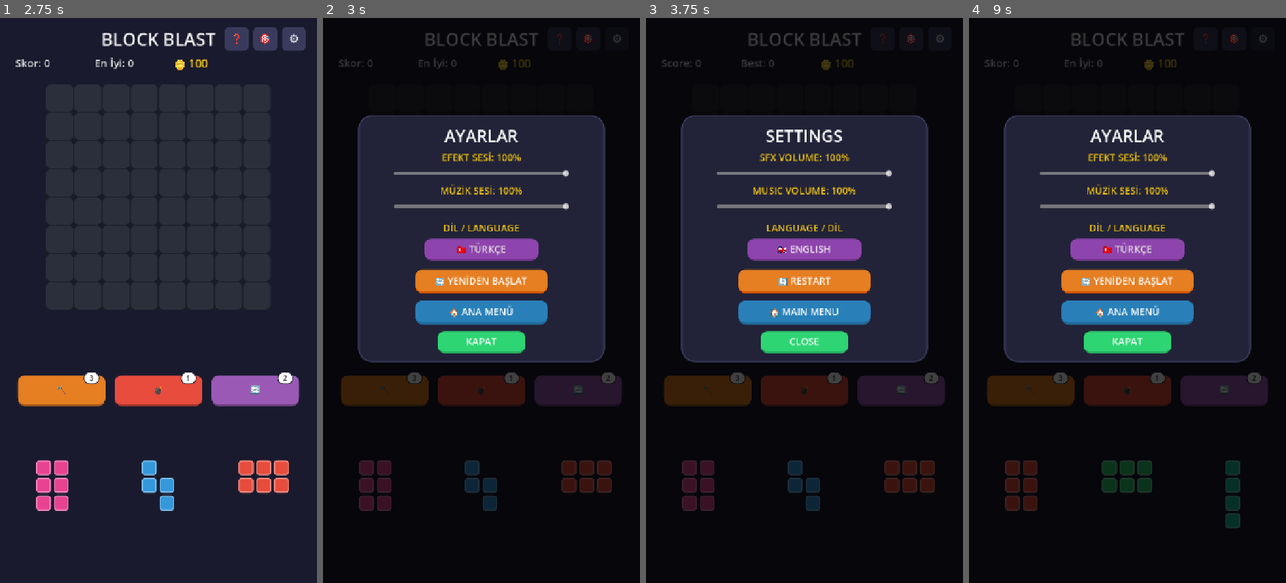
Above: before the commit, frames 1-4 (left to right).
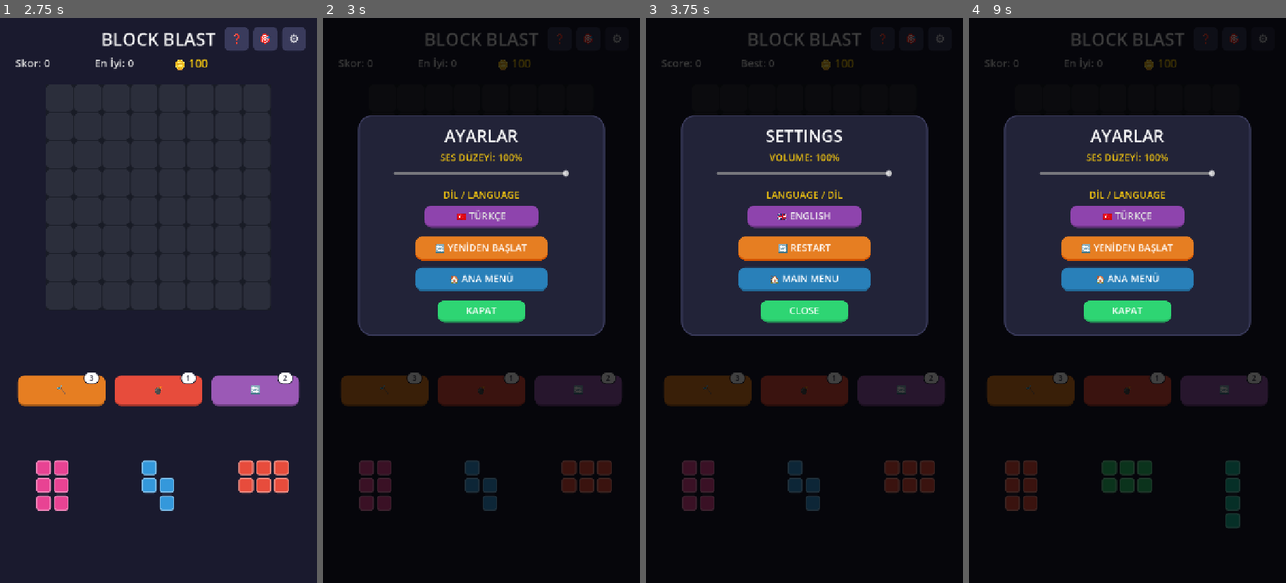
Above: after the commit, the same moments.

Repository: kpgursoy/mygame
Game: Godot game, scene res://scenes/Main.tscn
The game is run twice, just before and just after one commit, with the same random seed, the same clock (stepped at 60 frames per second) and the same inputs.
Inputs:
- Up to frame 1 (2.75 s): click "🔄" at 0.5 s; click "OYNA" at 1.25 s; click "OYNA" at 2 s
- Up to frame 2 (3 s): click "⚙" at 2.75 s
- Up to frame 3 (3.75 s): click "🇹🇷 TÜRKÇE" at 3.5 s
- Up to frame 4 (9 s): click "🇬🇧 ENGLISH" at 4.25 s; click "🎯" at 5 s; click "❓" at 5.75 s; click "🔨" at 6.5 s; click "💣" at 7.25 s; click "🔄 YENİDEN BAŞLAT" at 8 s; click "⚙" at 8.75 s

Frame 1 is identical in both runs. In frame 2, 12% of the frame differs, in the area x 10-90%, y 23-61%; in frame 3, 12%, in the area x 10-90%, y 24-61%; in frame 4, 12%.

Commit message:
rekor animasyonu eklendi

Diff:
--- a/scripts/Main.gd
+++ b/scripts/Main.gd
@@ -45,9 +45,9 @@
 var score := 0
 var high_score := 0
 var gold_amount := 100
-var master_volume := 1.0 # Efekt (SFX) sesi olarak kullanılacak
-var music_volume := 1.0 # Müzik sesi
+var master_volume := 1.0
 var current_lang := "tr" # "tr" veya "en"
+var high_score_broken_this_game := false # 🏆 REKOR KINILDI MI TAKİBİ
 const SAVE_PATH: String = "user://save_data.cfg"
 
 # ELDEKİ JOKER ADETLERİ
@@ -74,7 +74,7 @@
 const COST_HAMMER := 50
 const COST_BOMB := 120
 const COST_REROLL := 75
-const COST_REVIVE := 200
+const COST_REVIVE := 500 # 👈 500 Altına Güncellendi
 
 enum JokerType { NONE, HAMMER, BOMB }
 var active_joker := JokerType.NONE
@@ -100,11 +100,9 @@
 var quests_panel: Control
 var help_panel: Control
 var volume_label: Label
-var volume_slider: HSlider
-var music_label: Label
-var music_slider: HSlider
 var lang_label: Label
 var lang_btn: Button
+var volume_slider: HSlider
 var in_game_settings_btn: Button
 var in_game_quests_btn: Button
 var in_game_help_btn: Button
@@ -139,8 +137,7 @@
 	"daily_quests": "🎯 GÜNLÜK GÖREVLER",
 	"settings": "⚙ AYARLAR",
 	"settings_title": "AYARLAR",
-	"sfx_volume": "EFEKT SESİ: %d%%",
-	"music_volume": "MÜZİK SESİ: %d%%",
+	"volume": "SES DÜZEYİ: %d%%",
 	"language": "DİL / LANGUAGE",
 	"restart": "🔄 YENİDEN BAŞLAT",
 	"main_menu": "🏠 ANA MENÜ",
@@ -175,8 +172,7 @@
 	"daily_quests": "🎯 DAILY QUESTS",
 	"settings": "⚙ SETTINGS",
 	"settings_title": "SETTINGS",
-	"sfx_volume": "SFX VOLUME: %d%%",
-	"music_volume": "MUSIC VOLUME: %d%%",
+	"volume": "VOLUME: %d%%",
 	"language": "LANGUAGE / DİL",
 	"restart": "🔄 RESTART",
 	"main_menu": "🏠 MAIN MENU",
@@ -270,7 +266,6 @@
 	add_child(gold_label)
 
 	_apply_volume(master_volume)
-	_apply_music_volume(music_volume)
 
 	grid = GridView.new()
 	grid.position = Vector2(64, 150)
@@ -338,8 +333,7 @@
 	if start_settings_btn: start_settings_btn.text = t("settings")
 
 	if settings_title_label: settings_title_label.text = t("settings_title")
-	if volume_label: volume_label.text = t("sfx_volume") % int(master_volume * 100)
-	if music_label: music_label.text = t("music_volume") % int(music_volume * 100)
+	if volume_label: volume_label.text = t("volume") % int(master_volume * 100)
 	if lang_label: lang_label.text = t("language")
 	if lang_btn: lang_btn.text = "🇹🇷 TÜRKÇE" if current_lang == "tr" else "🇬🇧 ENGLISH"
 	if restart_btn: restart_btn.text = t("restart")
@@ -589,7 +583,12 @@
 	score_label.text = t("score") % score
 	_update_quest_progress("reach_score", score, true)
 
+	# --- REKOR KONTROLÜ VE ANLIK KUTLAMA ---
 	if score > high_score:
+		if not high_score_broken_this_game and high_score > 0:
+			high_score_broken_this_game = true
+			_show_new_record_popup()
+
 		high_score = score
 		high_score_label.text = t("best") % high_score
 
@@ -607,6 +606,31 @@
 		_new_tray()
 	else:
 		_check_game_over()
+
+func _show_new_record_popup() -> void:
+	Input.vibrate_handheld(300)
+
+	var pop_label = Label.new()
+	pop_label.text = "🏆 NEW RECORD! 🏆"
+	pop_label.add_theme_font_size_override("font_size", 46)
+	pop_label.add_theme_color_override("font_color", Color("f1c40f")) # Altın Sarı
+	pop_label.add_theme_color_override("font_outline_color", Color("000000"))
+	pop_label.add_theme_constant_override("outline_size", 8)
+
+	pop_label.position = Vector2(0, 400)
+	pop_label.size = Vector2(720, 70)
+	pop_label.horizontal_alignment = HORIZONTAL_ALIGNMENT_CENTER
+	pop_label.vertical_alignment = VERTICAL_ALIGNMENT_CENTER
+	pop_label.pivot_offset = Vector2(360, 35)
+	pop_label.z_index = 120
+	pop_label.scale = Vector2(0.2, 0.2)
+	add_child(pop_label)
+
+	var tween = create_tween().set_parallel(true)
+	tween.tween_property(pop_label, "scale", Vector2(1.2, 1.2), 0.3).set_trans(Tween.TRANS_BACK).set_ease(Tween.EASE_OUT)
+	tween.tween_property(pop_label, "position:y", 330.0, 0.8).set_trans(Tween.TRANS_QUAD)
+	tween.tween_property(pop_label, "modulate:a", 0.0, 0.8).set_ease(Tween.EASE_IN)
+	tween.chain().tween_callback(pop_label.queue_free)
 
 func _is_board_completely_empty() -> bool:
 	if not grid or not ("grid_data" in grid): return false
@@ -623,7 +647,6 @@
 		high_score = config.get_value("game", "high_score", 0)
 		gold_amount = config.get_value("game", "gold_amount", 100)
 		master_volume = config.get_value("game", "master_volume", 1.0)
-		music_volume = config.get_value("game", "music_volume", 1.0)
 		current_lang = config.get_value("game", "current_lang", "tr")
 		hammer_count = config.get_value("jokers", "hammer_count", 3)
 		bomb_count = config.get_value("jokers", "bomb_count", 1)
@@ -634,7 +657,6 @@
 		high_score = 0
 		gold_amount = 100
 		master_volume = 1.0
-		music_volume = 1.0
 		current_lang = "tr"
 		hammer_count = 3
 		bomb_count = 1
@@ -647,7 +669,6 @@
 	config.set_value("game", "high_score", high_score)
 	config.set_value("game", "gold_amount", gold_amount)
 	config.set_value("game", "master_volume", master_volume)
-	config.set_value("game", "music_volume", music_volume)
 	config.set_value("game", "current_lang", current_lang)
 	config.set_value("jokers", "hammer_count", hammer_count)
 	config.set_value("jokers", "bomb_count", bomb_count)
@@ -1110,8 +1131,8 @@
 	settings_panel.add_child(dim)
 
 	settings_card = Panel.new()
-	settings_card.position = Vector2(80, 220)
-	settings_card.custom_minimum_size = Vector2(560, 560)
+	settings_card.position = Vector2(80, 240)
+	settings_card.custom_minimum_size = Vector2(560, 500)
 
 	var card_style = StyleBoxFlat.new()
 	card_style.bg_color = Color("222338")
@@ -1135,7 +1156,6 @@
 	settings_title_label.horizontal_alignment = HORIZONTAL_ALIGNMENT_CENTER
 	settings_card.add_child(settings_title_label)
 
-	# --- SFX (EFEKT SESİ) ---
 	volume_label = Label.new()
 	volume_label.add_theme_font_size_override("font_size", 22)
 	volume_label.add_theme_color_override("font_color", Color("f1c40f"))
@@ -1154,36 +1174,17 @@
 	volume_slider.value_changed.connect(_on_volume_changed)
 	settings_card.add_child(volume_slider)
 
-	# --- MÜZİK SESİ ---
-	music_label = Label.new()
-	music_label.add_theme_font_size_override("font_size", 22)
-	music_label.add_theme_color_override("font_color", Color("f1c40f"))
-	music_label.position = Vector2(0, 155)
-	music_label.size = Vector2(560, 30)
-	music_label.horizontal_alignment = HORIZONTAL_ALIGNMENT_CENTER
-	settings_card.add_child(music_label)
-
-	music_slider = HSlider.new()
-	music_slider.min_value = 0.0
-	music_slider.max_value = 1.0
-	music_slider.step = 0.01
-	music_slider.value = music_volume
-	music_slider.position = Vector2(80, 190)
-	music_slider.custom_minimum_size = Vector2(400, 35)
-	music_slider.value_changed.connect(_on_music_changed)
-	settings_card.add_child(music_slider)
-
-	# --- DİL SEÇİMİ ---
+	# DİL SEÇİMİ BÖLÜMÜ
 	lang_label = Label.new()
 	lang_label.add_theme_font_size_override("font_size", 22)
 	lang_label.add_theme_color_override("font_color", Color("f1c40f"))
-	lang_label.position = Vector2(0, 240)
+	lang_label.position = Vector2(0, 165)
 	lang_label.size = Vector2(560, 30)
 	lang_label.horizontal_alignment = HORIZONTAL_ALIGNMENT_CENTER
 	settings_card.add_child(lang_label)
 
 	lang_btn = Button.new()
-	lang_btn.position = Vector2(150, 280)
+	lang_btn.position = Vector2(150, 205)
 	lang_btn.custom_minimum_size = Vector2(260, 50)
 	lang_btn.add_theme_font_size_override("font_size", 22)
 	lang_btn.pressed.connect(_toggle_language)
@@ -1201,9 +1202,8 @@
 	lang_btn.add_theme_stylebox_override("pressed", lang_style)
 	settings_card.add_child(lang_btn)
 
-	# --- OYUN İÇİ BUTONLAR ---
 	restart_btn = Button.new()
-	restart_btn.position = Vector2(130, 350)
+	restart_btn.position = Vector2(130, 275)
 	restart_btn.custom_minimum_size = Vector2(300, 55)
 	restart_btn.add_theme_font_size_override("font_size", 22)
 	restart_btn.add_theme_color_override("font_color", Color("ffffff"))
@@ -1223,7 +1223,7 @@
 	settings_card.add_child(restart_btn)
 
 	main_menu_btn = Button.new()
-	main_menu_btn.position = Vector2(130, 420)
+	main_menu_btn.position = Vector2(130, 345)
 	main_menu_btn.custom_minimum_size = Vector2(300, 55)
 	main_menu_btn.add_theme_font_size_override("font_size", 22)
 	main_menu_btn.add_theme_color_override("font_color", Color("ffffff"))
@@ -1243,7 +1243,7 @@
 	settings_card.add_child(main_menu_btn)
 
 	close_settings_btn = Button.new()
-	close_settings_btn.position = Vector2(180, 490)
+	close_settings_btn.position = Vector2(180, 420)
 	close_settings_btn.custom_minimum_size = Vector2(200, 50)
 	close_settings_btn.add_theme_font_size_override("font_size", 22)
 	close_settings_btn.add_theme_color_override("font_color", Color("ffffff"))
@@ -1273,15 +1273,13 @@
 	if is_in_game:
 		restart_btn.visible = true
 		main_menu_btn.visible = true
-		settings_card.custom_minimum_size = Vector2(560, 560)
+		settings_card.custom_minimum_size = Vector2(560, 500)
 		settings_card.position = Vector2(80, 220)
-		close_settings_btn.position = Vector2(180, 490)
 	else:
 		restart_btn.visible = false
 		main_menu_btn.visible = false
-		settings_card.custom_minimum_size = Vector2(560, 420)
-		settings_card.position = Vector2(80, 280)
-		close_settings_btn.position = Vector2(180, 350)
+		settings_card.custom_minimum_size = Vector2(560, 350)
+		settings_card.position = Vector2(80, 300)
 
 	settings_panel.visible = true
 
@@ -1300,7 +1298,7 @@
 
 func _on_volume_changed(val: float) -> void:
 	master_volume = val
-	volume_label.text = t("sfx_volume") % int(master_volume * 100)
+	volume_label.text = t("volume") % int(master_volume * 100)
 	_apply_volume(master_volume)
 	save_save_data()
 
@@ -1313,21 +1311,6 @@
 			AudioServer.set_bus_mute(bus_index, false)
 			var db = linear_to_db(val)
 			AudioServer.set_bus_volume_db(bus_index, db)
-
-func _on_music_changed(val: float) -> void:
-	music_volume = val
-	music_label.text = t("music_volume") % int(music_volume * 100)
-	_apply_music_volume(music_volume)
-	save_save_data()
-
-func _apply_music_volume(val: float) -> void:
-	var bus_index = AudioServer.get_bus_index("Music")
-	if bus_index >= 0:
-		if val <= 0.001:
-			AudioServer.set_bus_mute(bus_index, true)
-		else:
-			AudioServer.set_bus_mute(bus_index, false)
-			AudioServer.set_bus_volume_db(bus_index, linear_to_db(val))
 
 func _on_start_game_pressed() -> void:
 	if start_menu_panel:
@@ -1455,6 +1438,7 @@
 	score = 0
 	combo_count = 0
 	streak_count = 0
+	high_score_broken_this_game = false # 🏆 Rekor takibi yeni elde sıfırlanır
 	active_joker = JokerType.NONE
 	_update_joker_buttons_visual()
 	combo_timer.stop()
Not shown: 1 places in scenes/Main.tscn that only renumber resources
